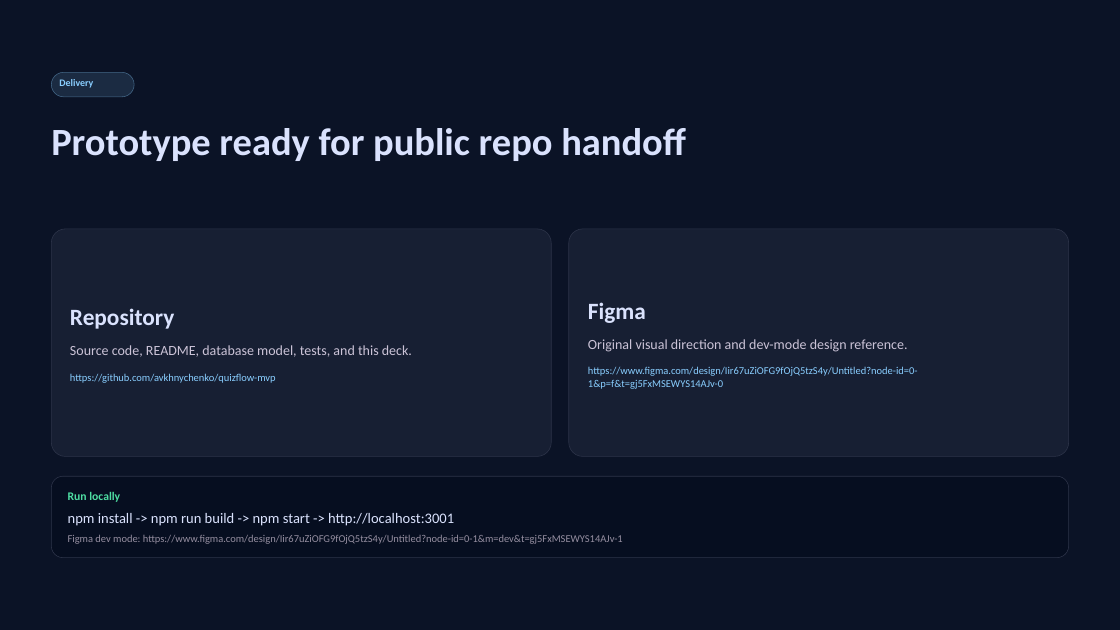
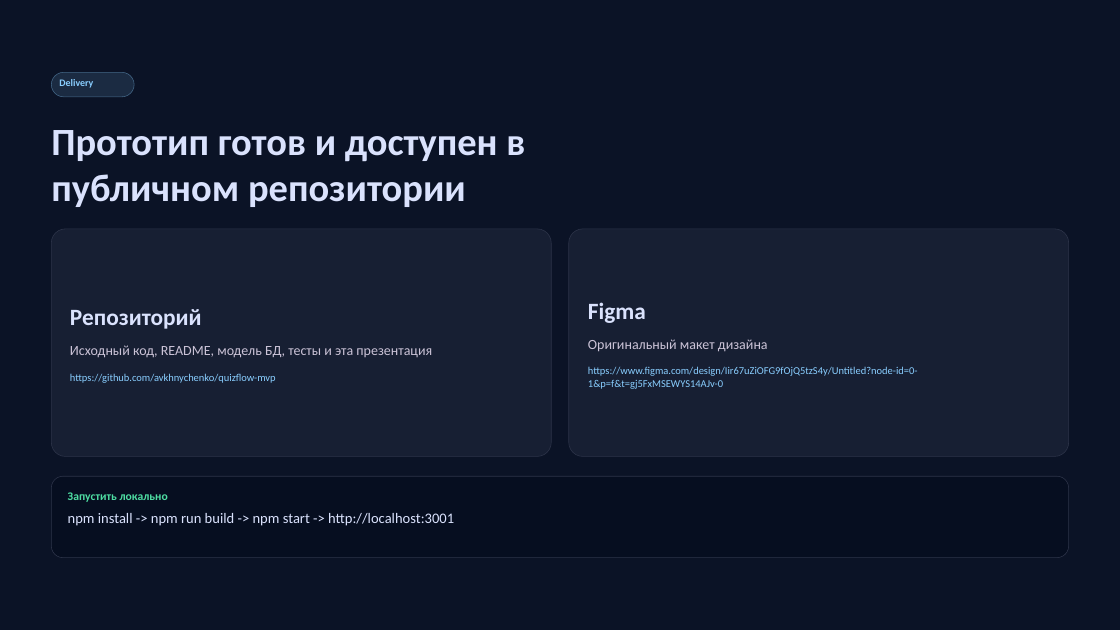
Before and after one commit to khnychenkoav/quizflow-mvp, a slide deck: slide 5 of docs/QuizFlow_MVP_Presentation.pptx. Drawn at 1120x630 pixels with LibreOffice and Linux fonts; fonts in the diff are those of the drawing. Boxes give left, top, right and bottom in pixels: in the first picture for what was removed or moved away, otherwise in the second. Text is boxed around its words. In the diff, an @@ line names an element or a change of style, - is before the commit and + after.

Commit message:
Update README and presentation

```diff
--- a/docs/QuizFlow_MVP_Presentation.pptx
+++ b/docs/QuizFlow_MVP_Presentation.pptx
@@ text at [51,130,525,207]: text changed @@
-Prototype ready for public repo handoff
+Прототип готов и доступен в публичном репозитории
@@ text at [70,309,202,329]: text changed @@
-Repository
+Репозиторий
@@ text at [70,345,432,358]: text changed @@
-Source code, README, database model, tests, and this deck.
+Исходный код, README, модель БД, тесты и эта презентация
@@ text at [588,339,768,352]: text changed @@
-Original visual direction and dev-mode design reference.
+Оригинальный макет дизайна
@@ text at [68,492,168,502]: text changed @@
-Run locally
+Запустить локально
@@ text removed at [68,535,623,544] @@
-Figma dev mode: https://www.figma.com/design/Iir67uZiOFG9fOjQ5tzS4y/Untitled?node-id=0-1&m=dev&t=gj5FxMSEWYS14AJv-1
```
Also in this commit, not shown: 2 other slides changed, 2 slides added, 2 slides removed, 7 other files.
